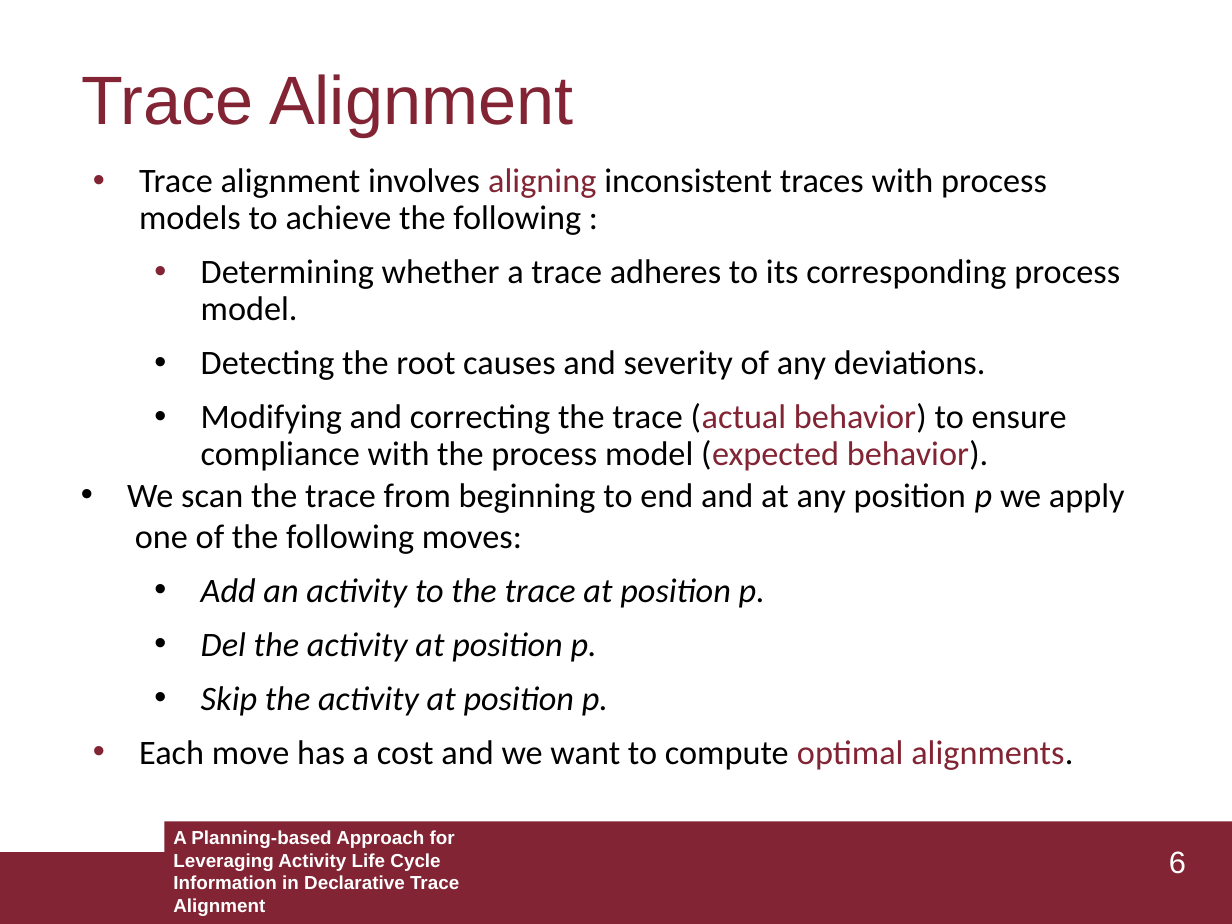
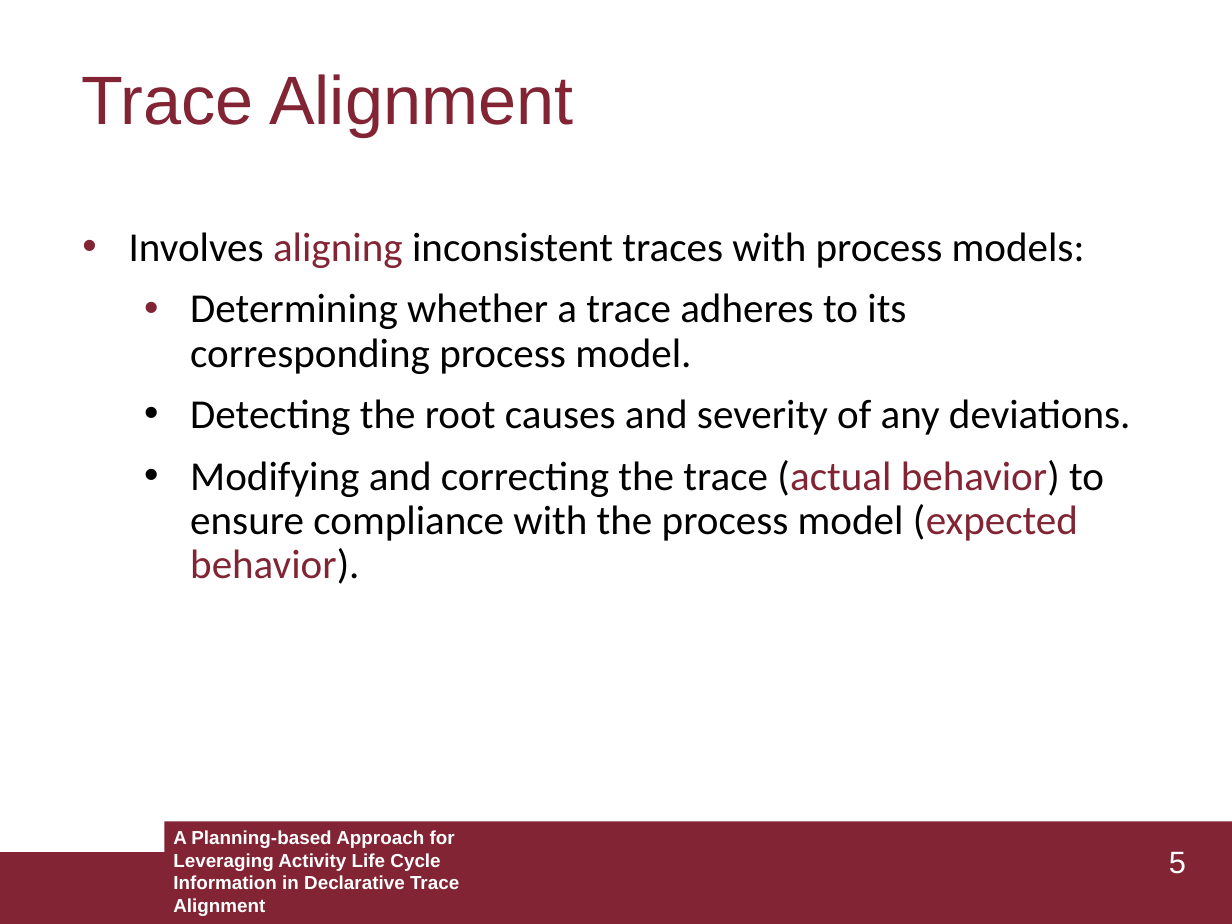
Before and after one commit to GianmarcoBordin/LifeCycleAligner, a slide deck: slide 5 of presentation/Thesis_presentation.pptx (slide 6 before the commit). Drawn at 1232x924 pixels with LibreOffice and Linux fonts; fonts in the diff are those of the drawing. Boxes give left, top, right and bottom in pixels: in the first picture for what was removed or moved away, otherwise in the second. Text is boxed around its words. In the diff, an @@ line names an element or a change of style, - is before the commit and + after.

```diff
--- a/presentation/Thesis_presentation.pptx
+++ b/presentation/Thesis_presentation.pptx
@@ text "Involves aligning inconsistent traces with ...": place and size @@
-text "Involves aligning inconsistent traces with ..." at (127, 168, 1125, 770)
+text "Involves aligning inconsistent traces with ..." at (129, 232, 1131, 584)
@@ text at (129, 232, 1085, 268): text changed; size 20 to 24 pt @@
-• Trace alignment involves aligning inconsistent traces with process models to achieve the following :
+• Involves aligning inconsistent traces with process models:
@@ text at (190, 293, 1131, 584): size 20 to 24 pt in "Determining whether a trace adheres to its ...", "Detecting the root causes and severity of ...", "Modifying and correcting the trace (actual behavior) ..." @@
@@ text at (127, 483, 1125, 770): paragraphs removed @@
-• We scan the trace from beginning to end and at any position p we apply one of the following moves:
-  • Add an activity to the trace at position p.
-  • Del the activity at position p.
-  • Skip the activity at position p.
-• Each move has a cost and we want to compute optimal alignments.
@@ page number at (1169, 851, 1186, 874): text changed @@
-6
+5
```
Also in this commit, not shown: 12 other slides changed, 6 slides removed.
